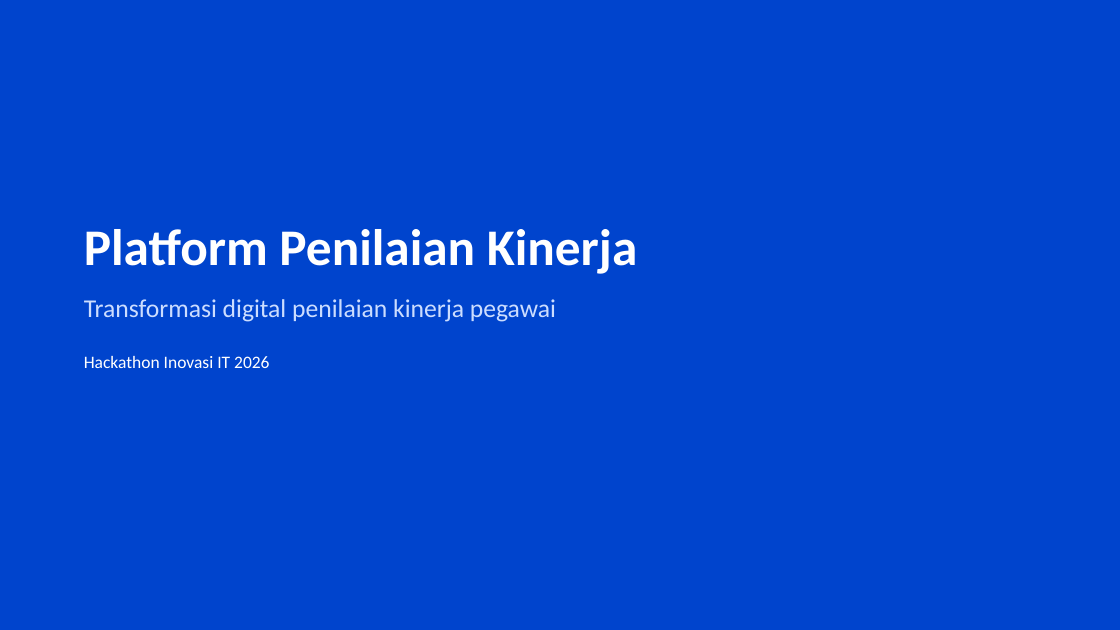
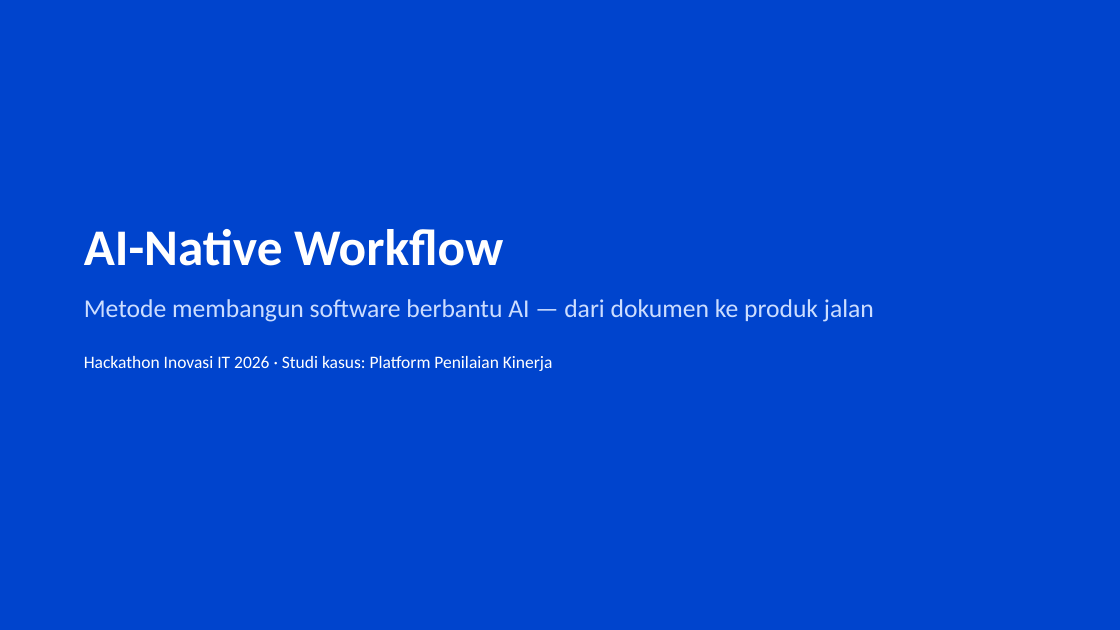
Before and after one commit to dhenta312/hackathon-appraisal, a slide deck: slide 1 of Presentasi-Penilaian-Kinerja.pptx. Drawn at 1120x630 pixels with LibreOffice and Linux fonts; fonts in the diff are those of the drawing. Boxes give left, top, right and bottom in pixels: in the first picture for what was removed or moved away, otherwise in the second. Text is boxed around its words. In the diff, an @@ line names an element or a change of style, - is before the commit and + after.

```diff
--- a/Presentasi-Penilaian-Kinerja.pptx
+++ b/Presentasi-Penilaian-Kinerja.pptx
@@ text at box(84, 229, 874, 371): text changed @@
-Platform Penilaian Kinerja
-Transformasi digital penilaian kinerja pegawai
-Hackathon Inovasi IT 2026
+AI-Native Workflow
+Metode membangun software berbantu AI — dari dokumen ke produk jalan
+Hackathon Inovasi IT 2026 · Studi kasus: Platform Penilaian Kinerja
```
Also in this commit, not shown: 1 other slide changed, 7 slides added, 9 slides removed, 2 other files.
